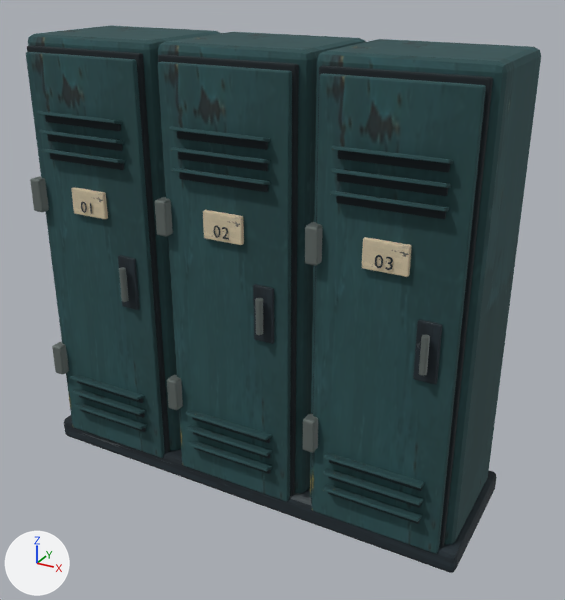
Two versions of the glTF model shutdown-kit/assets/v4/models/locker-bank.glb, one commit apart.
Camera for both pictures: a 50 mm lens placed at (1.82, -3.15, 2.58), pointed at (0.11, -0.03, 1.02). Every picture has the same lights, and +X, +Y and +Z are marked at lower left. The older version comes first. Where no turn or scale is listed for an object, it has been applied to the vertices. Vertices at exactly the same position are counted once.

The first picture shows 'locker-bank__locker-bank__hardware', 'locker-bank__locker-bank__ivory', 'locker-bank__locker-bank__petrol', 'locker-bank__locker-bank__rubber', 'locker-bank__locker-bank__steel'.
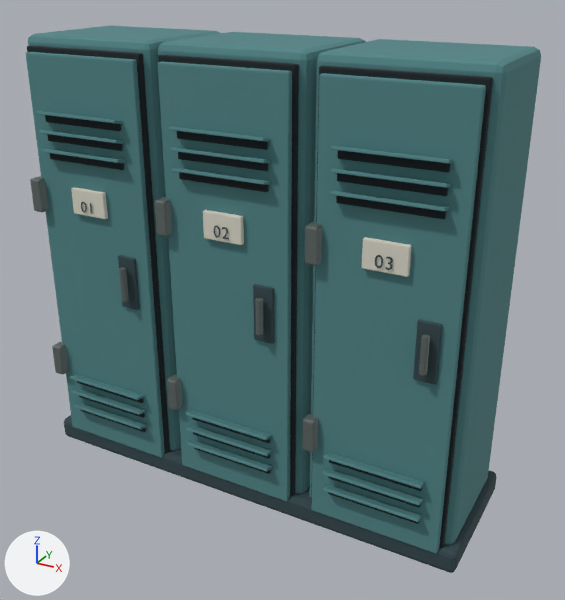
Location of each change, [x1, y1, x2, y2] in pixels of the pictures (565 x 600 px):
'locker-bank__locker-bank__petrol', surface changed (lighter): [26, 26, 541, 554] in both
'locker-bank__locker-bank__ivory', surface changed: [71, 187, 412, 277] in both
part 2 of me_cube_050, surface changed: [64, 202, 497, 573] in both

What changed in the scene script:
```text
Change mat_ivory:
    remove mat_ivory.texture = img_painted_enamel_atlas
    add mat_ivory.base_color = (0.71, 0.69, 0.59)  # light grey #dbd8ca
    mat_ivory.roughness: 0.88 -> 0.9
Change mat_petrol:
    remove mat_petrol.texture = img_painted_enamel_atlas
    add mat_petrol.base_color = (0.08, 0.23, 0.24)  # cyan #508486
    mat_petrol.roughness: 0.88 -> 0.9
Change me_cube_051:
    where me_cube_051.from_pydata(...)  # 168 vertices, 324 faces; spans x -0.1..1.64, y -0.01..0.01, z -0.06..0.06
    used by ob_locker_bank__locker_bank__ivory; location = (-0.77, -0.38, 1.48)
    me_cube_051 part 1: texture (UV) coordinates of 324 of 324 faces, centred in x -0.1..1.64, y -0.01..0.01, z -0.06..0.06, changed; they spanned u 0.57..0.93, v 0.51..0.99 and now span u 0.29..0.46, v 0.76..0.99
Change me_cube_050:
    where me_cube_050.from_pydata(...)  # 1280 vertices, 2532 faces; spans x -0.6..1.74, y -0.02..0.74, z -1.1..0.39
    used by ob_locker_bank__locker_bank__steel; location = (-0.57, -0.375, 1.1)
    me_cube_050 part 2: texture (UV) coordinates of 2532 of 2532 faces, centred in x -0.6..1.74, y -0.02..0.74, z -1.1..0.39, changed; they spanned u 0.51..0.99, v 0.01..0.49 and now span u 0.76..0.99, v 0.76..0.99
```
